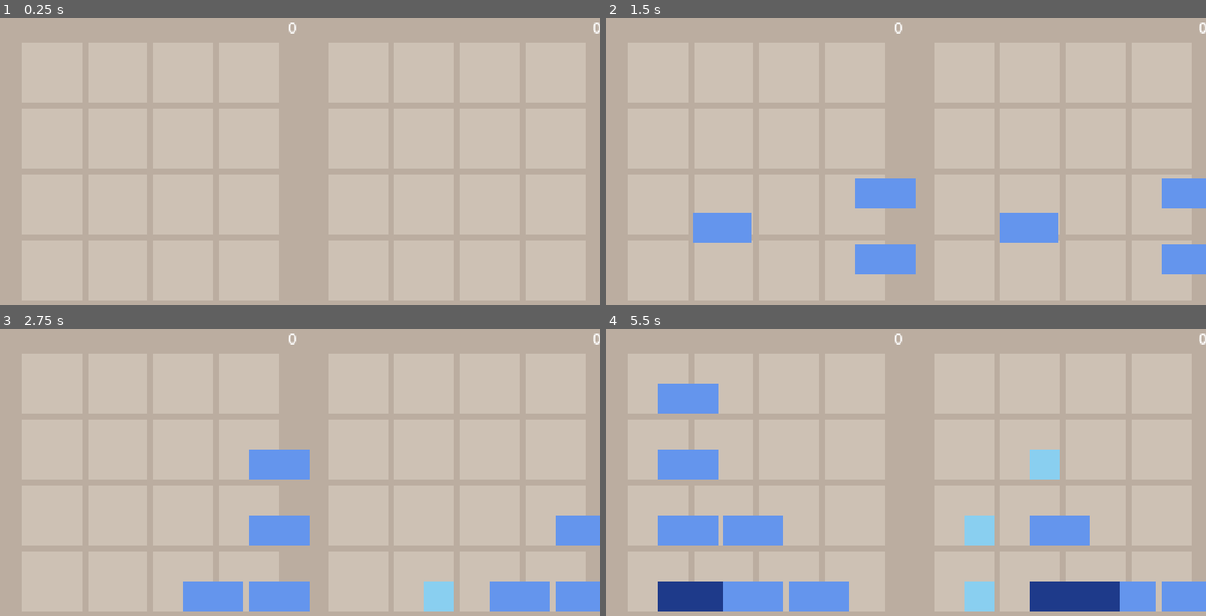
Above: before the commit, frames 1-4 (two rows, left to right).
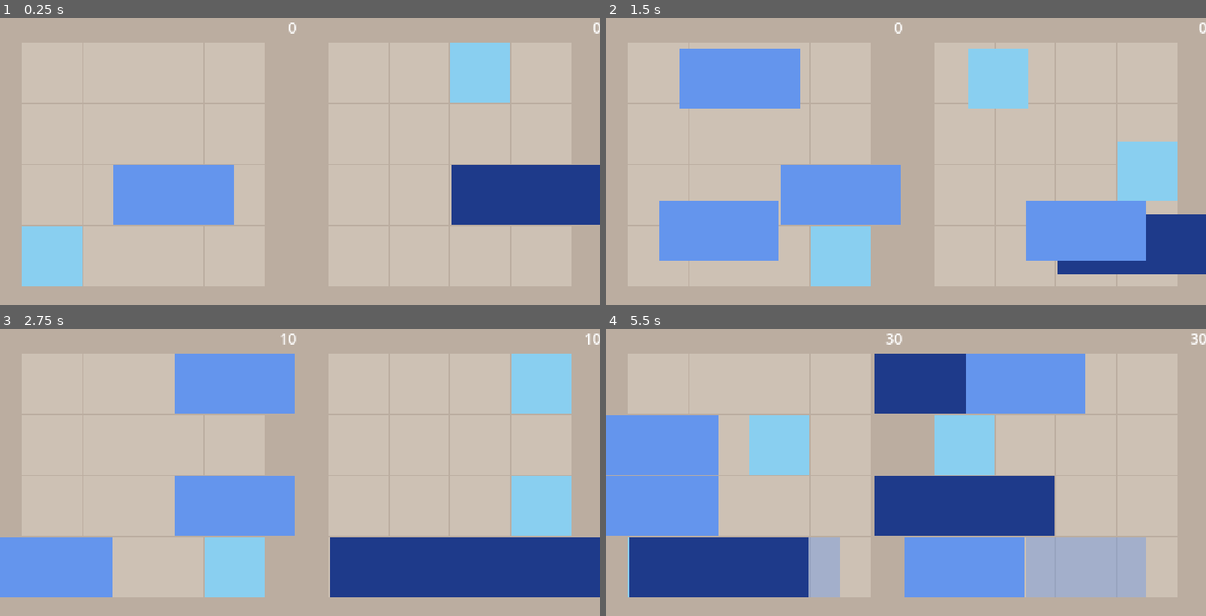
Above: after the commit, the same moments.

Repository: jpns3334444/2048-mirror
Game: Godot game, scene res://src/game.tscn
Same seed, same stepped clock (60 frames per second), same inputs: the game is played once before the commit and once after it.
Inputs:
- Up to frame 1 (0.25 s): no input
- Up to frame 2 (1.5 s): tap Enter (action) at 0.5, 1.35 s; hold D (right) 0.53-1.28 s; hold Enter (action) 0.53-1.28 s; tap Space at 1.25 s; hold S (down) from 1.28 s (still down)
- Up to frame 3 (2.75 s): tap Enter (action) at 2 s; release S (down) at 2.03 s; hold D (right) from 2.03 s (still down); hold Enter (action) from 2.03 s (still down)
- Up to frame 4 (5.5 s): release D (right) at 2.78 s; release Enter (action) at 2.78 s; hold W (up) 2.78-3.53 s; tap Enter (action) at 2.85, 4.35, 5 s; tap Space at 3.5 s; hold Enter (action) 3.53-4.28 s; hold A (left) 3.53-5.03 s; hold S (down) from 5.03 s (still down); hold Enter (action) from 5.03 s (still down)

The runs differ from the first frame. In frame 1, 14% of the frame differs, in the area x 3-100%, y 8-94%; in frame 2, 25%; in frame 3, 32%; in frame 4, 46%, in the area x 0-100%, y 1-99%.
Error before the commit: Invalid assignment of property or key 'size' with value of type 'int' on a base object of type 'Area2D (Tile)'. (res://src/board.gd:108)

Commit message:
Adjust tile spacing and size handling; update spawn logic for new tiles and modify scene properties for better alignment.

Diff:
--- a/src/board.gd
+++ b/src/board.gd
@@ -10,7 +10,7 @@
 const MOVE_ANIMATION_TIME: float = 0.25
 
 const GRID_SIZE = 4
-const TILE_SPACING = 140
+const TILE_SPACING = 130
 const TILE_OFFSET = 64
 
 signal score_reset
@@ -86,27 +86,14 @@
 	if empty_indices.is_empty():
 		return
 
-	# Use board_id to influence random selection
-	var rng = RandomNumberGenerator.new()
-	rng.seed = Time.get_ticks_msec() + board_id * 1000
-
-	var index = empty_indices[rng.randi() % empty_indices.size()]
+	var index = empty_indices[randi() % empty_indices.size()]
 	var tile = TILE_SCENE.instantiate()
 	tiles[index] = tile
 	tile.position = $TileSpawnPoint.position
 	add_child(tile)
+	tile.value = randi_range(1,3)
 
-	# Spawn tiles with sizes 1, 2, or 3 (representing 1x1, 2x2, 3x3 blocks)
-	var size_chances = rng.randf()
-	if size_chances < 0.5:
-		tile.value = 1  # 50% chance for size 1
-	elif size_chances < 0.85:
-		tile.value = 2  # 35% chance for size 2
-	else:
-		tile.value = 3  # 15% chance for size 3
-
-	tile.size = tile.value  # Store size for symmetry checking
-
+	# Tile chooses its own size in _ready()
 	var tween = create_tween()
 	tween.tween_property(tile, "position", tile_positions[index], NEW_TILE_ANIMATION_TIME)
 
@@ -176,7 +163,7 @@
 	var info = []
 	for tile in tiles:
 		if tile != null:
-			info.append({"size": tile.size})
+			info.append({"size": tile.value})
 		else:
 			info.append(null)
 	return info
--- a/src/board.tscn
+++ b/src/board.tscn
@@ -6,4 +6,4 @@
 script = ExtResource("1_cvmqk")
 
 [node name="TileSpawnPoint" type="Marker2D" parent="."]
-position = Vector2(-128, -128)
+position = Vector2(-100, 129)
--- a/src/tile.gd
+++ b/src/tile.gd
@@ -9,9 +9,9 @@
 }
 
 var TILE_SIZES = {
-	1: Vector2(64, 64),    # 1x1 block
-	2: Vector2(128, 64),   # 2x1 block
-	3: Vector2(192, 64),   # 3x1 block
+	1: Vector2(128, 128),    # 1x1 block
+	2: Vector2(256, 128),   # 2x1 block
+	3: Vector2(384, 128),   # 3x1 block
 }
 
 @export var value: int :
@@ -21,12 +21,19 @@
 
 func update() -> void:
 	if TILE_SIZES.has(value):
+		var tile_size = TILE_SIZES[value]
+
 		# Resize the background ColorRect directly
-		$Background.size = TILE_SIZES[value]
+		$Background.size = tile_size
 
-		# Update collision shape to match
-		if $CollisionShape2D and $CollisionShape2D.shape is RectangleShape2D:
-			$CollisionShape2D.shape.size = TILE_SIZES[value]
+		# Center the background based on its new size
+		$Background.position = -tile_size / 2
+
+		# Create a new collision shape with the correct size
+		if $CollisionShape2D:
+			var new_shape = RectangleShape2D.new()
+			new_shape.size = tile_size
+			$CollisionShape2D.shape = new_shape
 
 	# Apply color
 	if COLORS.has(value):
--- a/src/tile.tscn
+++ b/src/tile.tscn
@@ -9,11 +9,6 @@
 script = ExtResource("1_af4uq")
 
 [node name="Background" type="ColorRect" parent="."]
-anchors_preset = 15
-anchor_right = 1.0
-anchor_bottom = 1.0
-grow_horizontal = 2
-grow_vertical = 2
 color = Color(0.298039, 0.298039, 0.298039, 1)
 
 [node name="CollisionShape2D" type="CollisionShape2D" parent="."]
